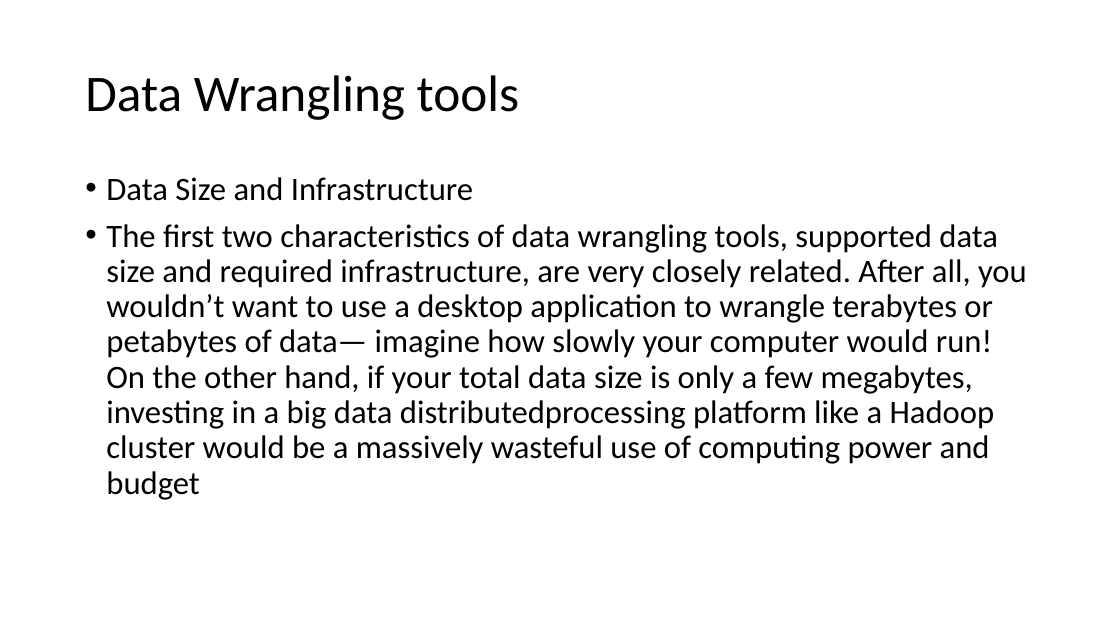
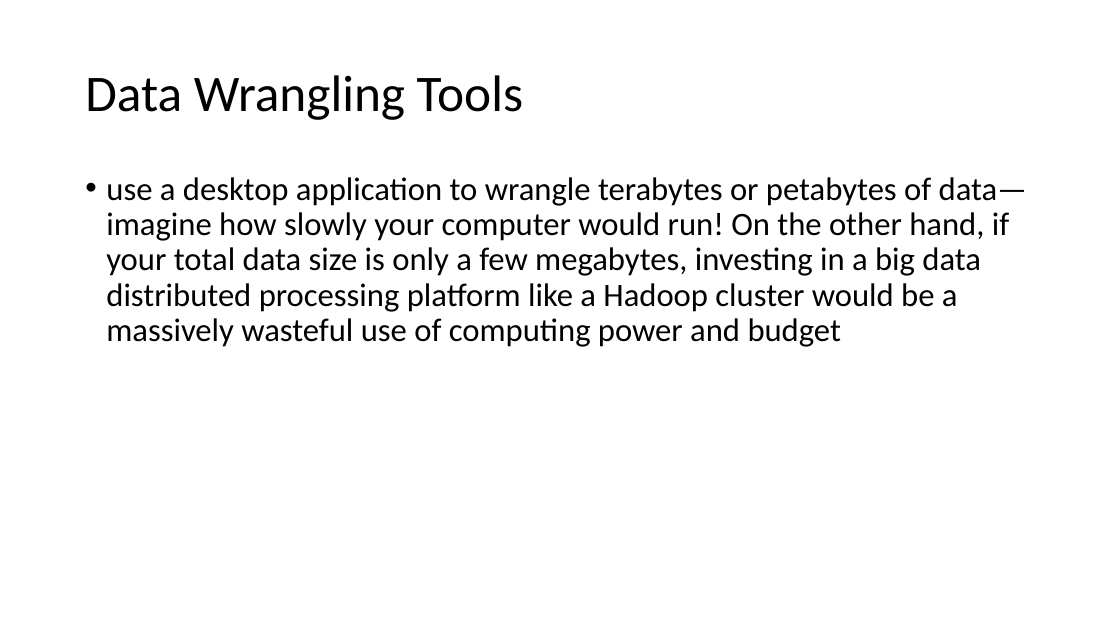
Before and after one commit to damallajyothii/damallaj, a slide deck: slide 17 of unit-IV.pptx (slide 20 before the commit). Drawn at 1120x630 pixels with LibreOffice and Linux fonts; fonts in the diff are those of the drawing. Boxes give left, top, right and bottom in pixels: in the first picture for what was removed or moved away, otherwise in the second. Text is boxed around its words. In the diff, an @@ line names an element or a change of style, - is before the commit and + after.

```diff
--- a/unit-IV.pptx
+++ b/unit-IV.pptx
@@ title at (85, 75, 523, 120): text changed @@
-Data Wrangling tools
+Data Wrangling Tools
@@ text at (106, 177, 1027, 347): text changed @@
-• Data Size and Infrastructure
-• The first two characteristics of data wrangling tools, supported data size and required infrastructure, are very closely related. After all, you wouldn’t want to use a desktop application to wrangle terabytes or petabytes of data— imagine how slowly your computer would run! On the other hand, if your total data size is only a few megabytes, investing in a big data distributedprocessing platform like a Hadoop cluster would be a massively wasteful use of computing power and budget
+• use a desktop application to wrangle terabytes or petabytes of data— imagine how slowly your computer would run! On the other hand, if your total data size is only a few megabytes, investing in a big data distributed processing platform like a Hadoop cluster would be a massively wasteful use of computing power and budget
```
Also in this commit, not shown: 4 other slides changed, 18 slides added, 33 slides removed.
